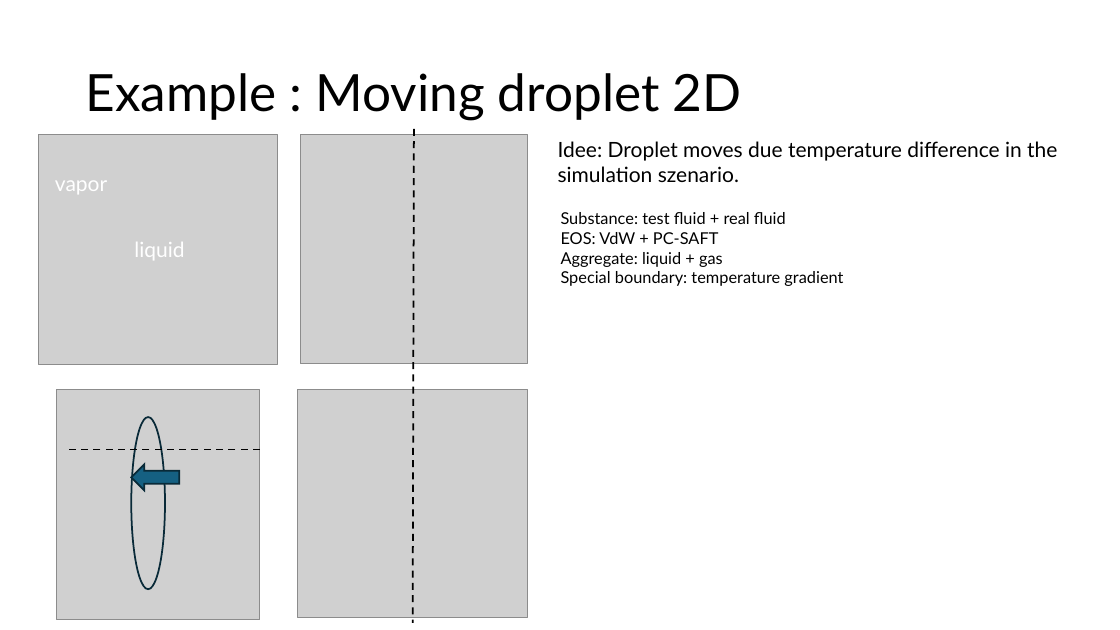
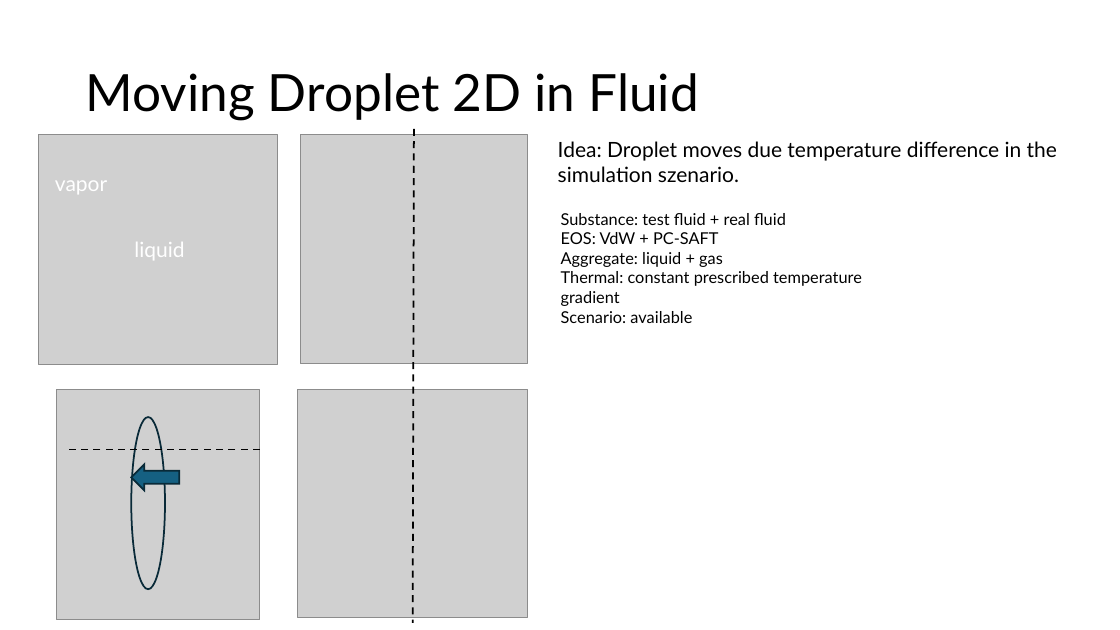
Before and after one commit to XueqiZ/JAX-LaB-MicTherm, a slide deck: slide 8 of MicTherm – LBM Coupling Idea.pptx (slide 3 before the commit). Drawn at 1120x630 pixels with LibreOffice and Linux fonts; fonts in the diff are those of the drawing; grey boxes stand for pictures. Boxes give left, top, right and bottom in pixels: in the first picture for what was removed or moved away, otherwise in the second. Text is boxed around its words. In the diff, an @@ line names an element or a change of style, - is before the commit and + after.

Commit message:
Modify viscous fingering example

```diff
--- a/MicTherm – LBM Coupling Idea.pptx
+++ b/MicTherm – LBM Coupling Idea.pptx
@@ title at <box>85,73,699,120</box>: text changed @@
-Example : Moving droplet 2D
+Moving Droplet 2D in Fluid
@@ text at <box>558,141,1057,182</box>: text changed @@
-Idee: Droplet moves due temperature difference in the simulation szenario.
+Idea: Droplet moves due temperature difference in the simulation szenario.
@@ text at <box>561,271,862,323</box>: text changed @@
-Special boundary: temperature gradient
+Thermal: constant prescribed temperature gradient
+Scenario: available
```
Also in this commit, not shown: 6 other slides changed, 4 slides added, 1 slide removed, 16 other files.
